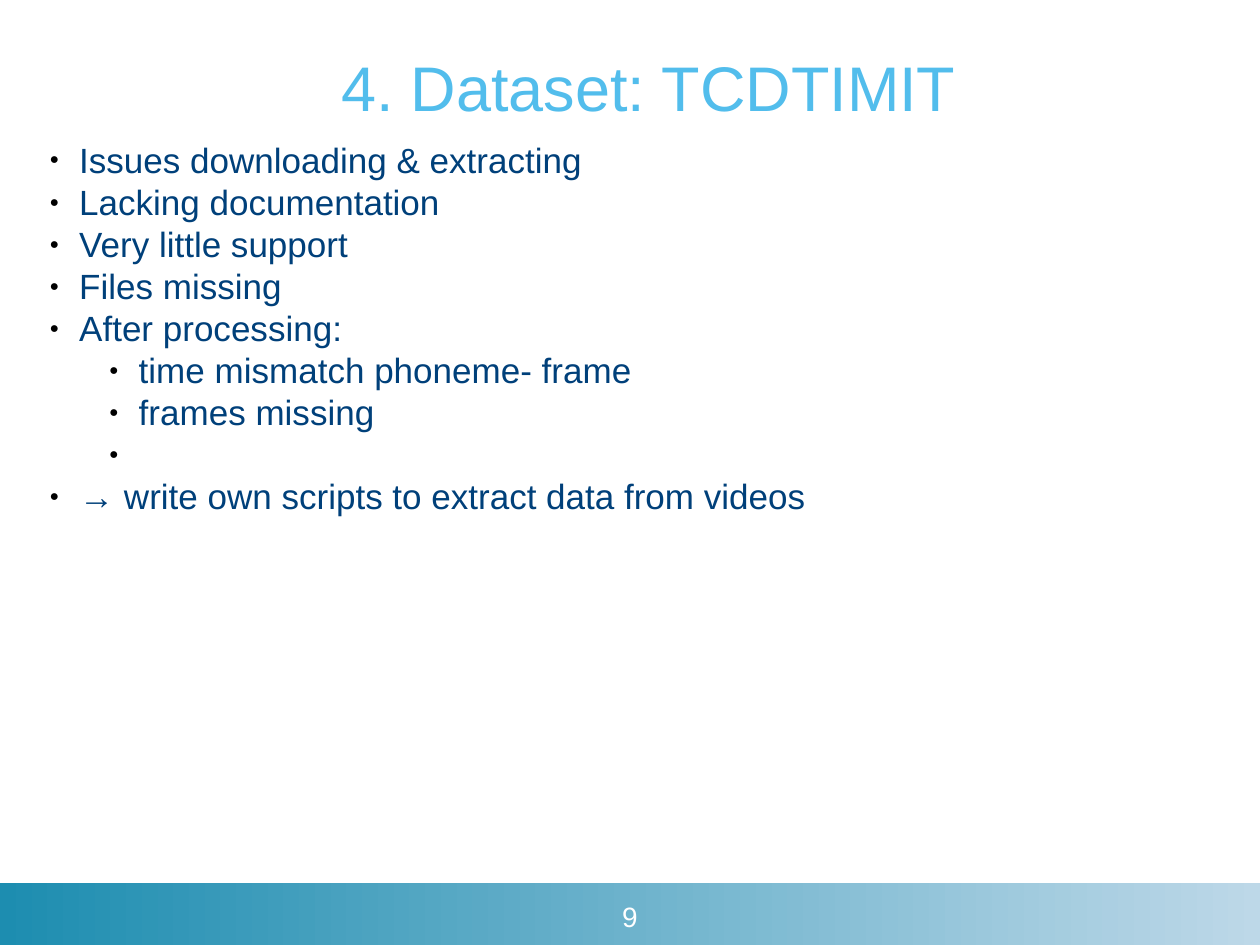
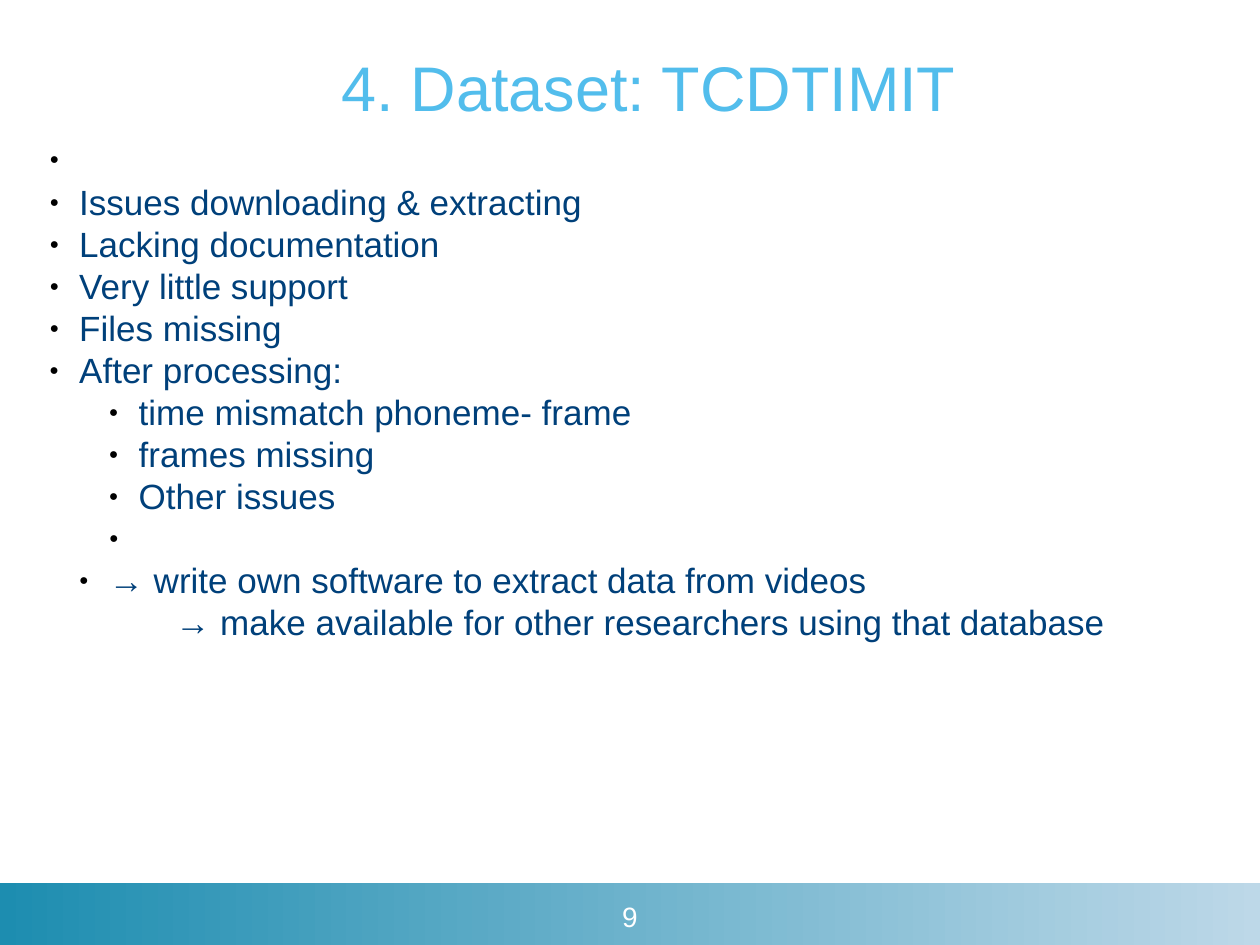
Before and after one commit to matthijsvk/convNets, a slide deck: slide 9 of report/tussentijdse/convNetsSR21dec2017.pptx. Drawn at 1260x945 pixels with LibreOffice and Linux fonts; fonts in the diff are those of the drawing; background and template pictures are left out. Boxes give left, top, right and bottom in pixels: in the first picture for what was removed or moved away, otherwise in the second. Text is boxed around its words. In the diff, an @@ line names an element or a change of style, - is before the commit and + after.

```diff
--- a/report/tussentijdse/convNetsSR21dec2017.pptx
+++ b/report/tussentijdse/convNetsSR21dec2017.pptx
@@ text at box(139, 483, 1104, 642): text changed @@
-● → write own scripts to extract data from videos
+    ● Other issues
+  ● → write own software to extract data from videos
+→ make available for other researchers using that database
```
Also in this commit, not shown: 8 other slides changed, 3 slides added, 33 other files.
